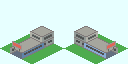
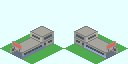
Layer changes from the first w=128, h=64 image to the second:
painted on "Base_Plate_1x1.png" over [22,43,106,56]
